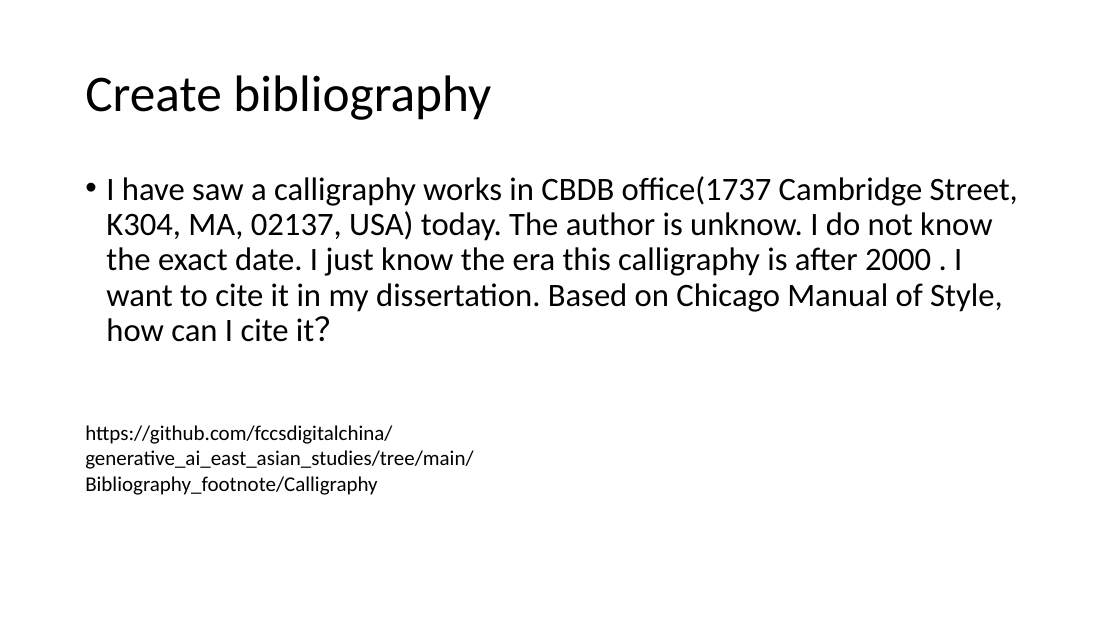
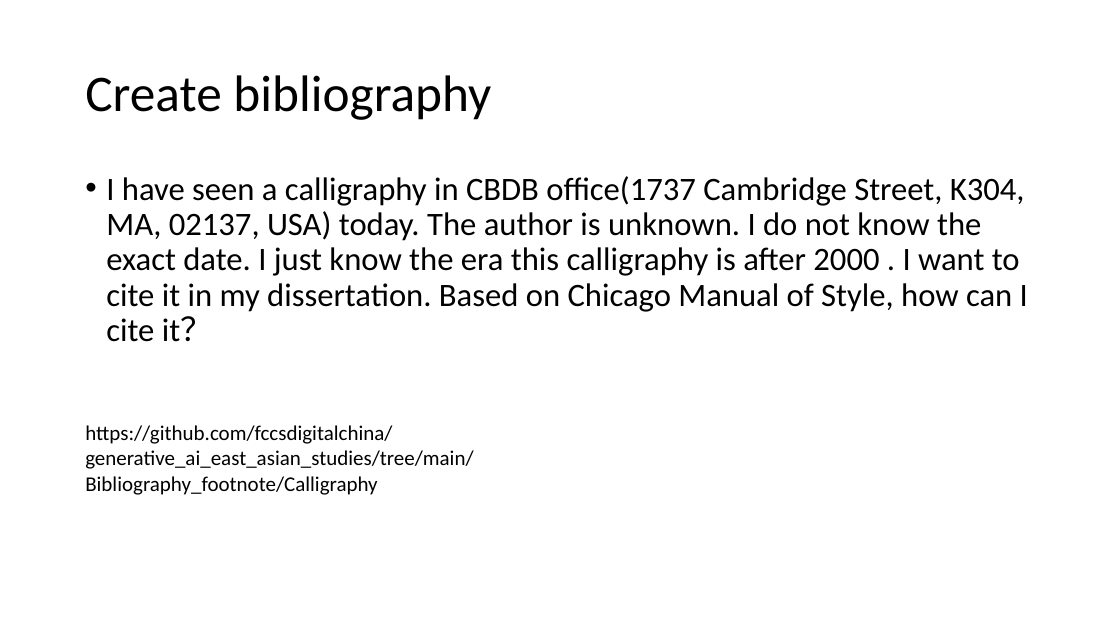
Before and after one commit to fccsdigitalchina/generative_ai_east_asian_studies, a slide deck: slide 45 of _slides/Generative AI for East Asian Studies_use cases.pptx. Drawn at 1120x630 pixels with LibreOffice and Linux fonts; fonts in the diff are those of the drawing. Boxes give left, top, right and bottom in pixels: in the first picture for what was removed or moved away, otherwise in the second. Text is boxed around its words. In the diff, an @@ line names an element or a change of style, - is before the commit and + after.

```diff
--- a/_slides/Generative AI for East Asian Studies_use cases.pptx
+++ b/_slides/Generative AI for East Asian Studies_use cases.pptx
@@ text at bbox=[106, 176, 1028, 342]: text changed @@
-• I have saw a calligraphy works in CBDB office(1737 Cambridge Street, K304, MA, 02137, USA) today. The author is unknow. I do not know the exact date. I just know the era this calligraphy is after 2000 . I want to cite it in my dissertation. Based on Chicago Manual of Style, how can I cite it？
+• I have seen a calligraphy in CBDB office(1737 Cambridge Street, K304, MA, 02137, USA) today. The author is unknown. I do not know the exact date. I just know the era this calligraphy is after 2000 . I want to cite it in my dissertation. Based on Chicago Manual of Style, how can I cite it？
```
Also in this commit, not shown: 11 other slides changed, 6 slides removed.
